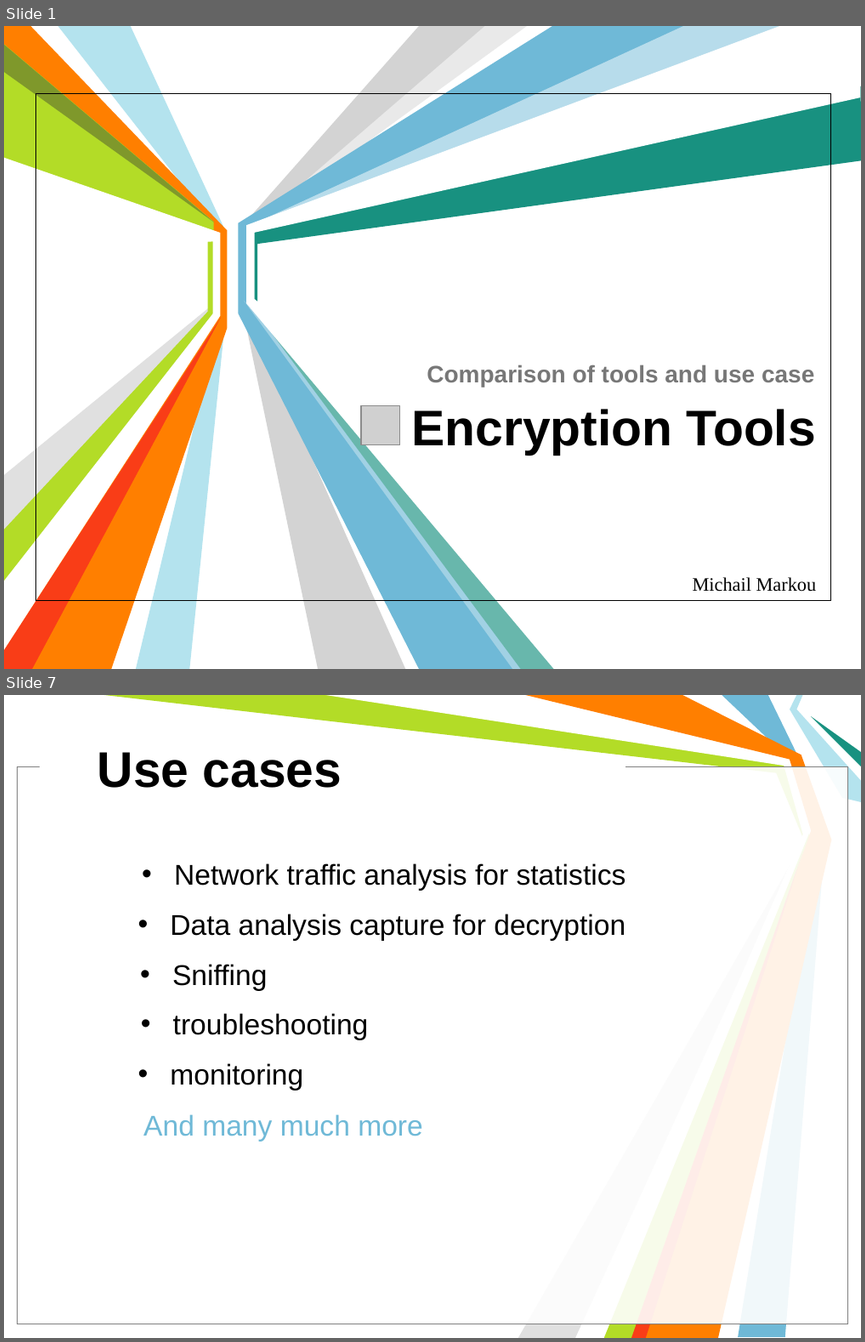
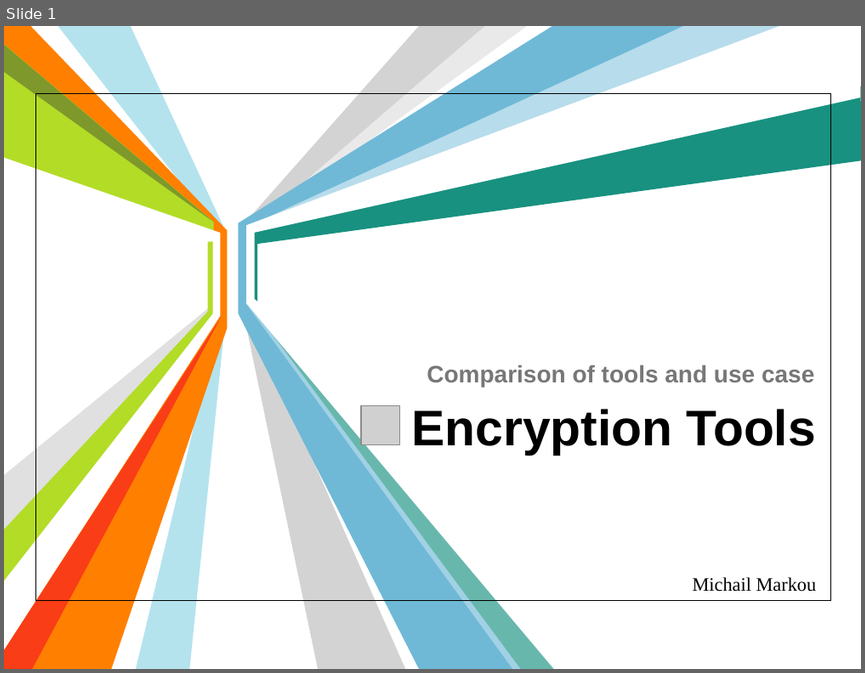
Before and after one commit to michailmarkou1995/BSc-Computer-Science-Projects, a slide deck: COMPUTER AND NETWORK SECURITY (CN6003)/Encryption_Tools_Presentation.pptx. Shown one above the other, each under a label of ours: slides 1 and 7 before the commit, slide 1 after it; the slides between them are not shown. The pictures are 865x1342 and 865x673 pixels, drawn with LibreOffice and Linux fonts; fonts in the diff are those of the drawing; grey boxes stand for pictures; background and template pictures are left out. Boxes give left, top, right and bottom in pixels: in the first picture for what was removed or moved away, otherwise in the second. Text is boxed around its words. In the diff, an @@ line names an element or a change of style, - is before the commit and + after.

```diff
--- a/COMPUTER AND NETWORK SECURITY (CN6003)/Encryption_Tools_Presentation.pptx
+++ b/COMPUTER AND NETWORK SECURITY (CN6003)/Encryption_Tools_Presentation.pptx
@@ slide 7 removed at (4,695,861,1338), background #FFFFFF @@
@@ freeform shape removed at (104,695,812,1338) @@
@@ freeform shape removed at (325,695,811,1338) @@
@@ freeform shape removed at (525,695,831,1338) @@
@@ freeform shape removed at (722,695,826,1337) @@
@@ freeform shape removed at (789,695,861,802) @@
@@ freeform shape removed at (812,716,861,766) @@
@@ rectangle removed at (18,767,848,1324) @@
@@ rectangle removed at (18,767,848,1324) @@
@@ rectangle removed at (40,759,625,773) @@
@@ title removed at (98,752,341,788) @@
-Use cases
@@ text removed at (174,863,626,891) @@
-• Network traffic analysis for statistics
@@ freeform shape removed at (518,850,798,1338) @@
@@ freeform shape removed at (631,851,802,1338) @@
@@ text removed at (170,913,625,941) @@
-• Data analysis capture for decryption
@@ text removed at (172,964,267,991) @@
-• Sniffing
@@ text removed at (173,1013,369,1040) @@
-• troubleshooting
@@ text removed at (170,1063,303,1090) @@
-• monitoring
@@ text removed at (143,1114,423,1141) @@
-And many much more
```
Also in this commit, not shown: 2 slides changed, 13 slides added, 17 other slides removed.
